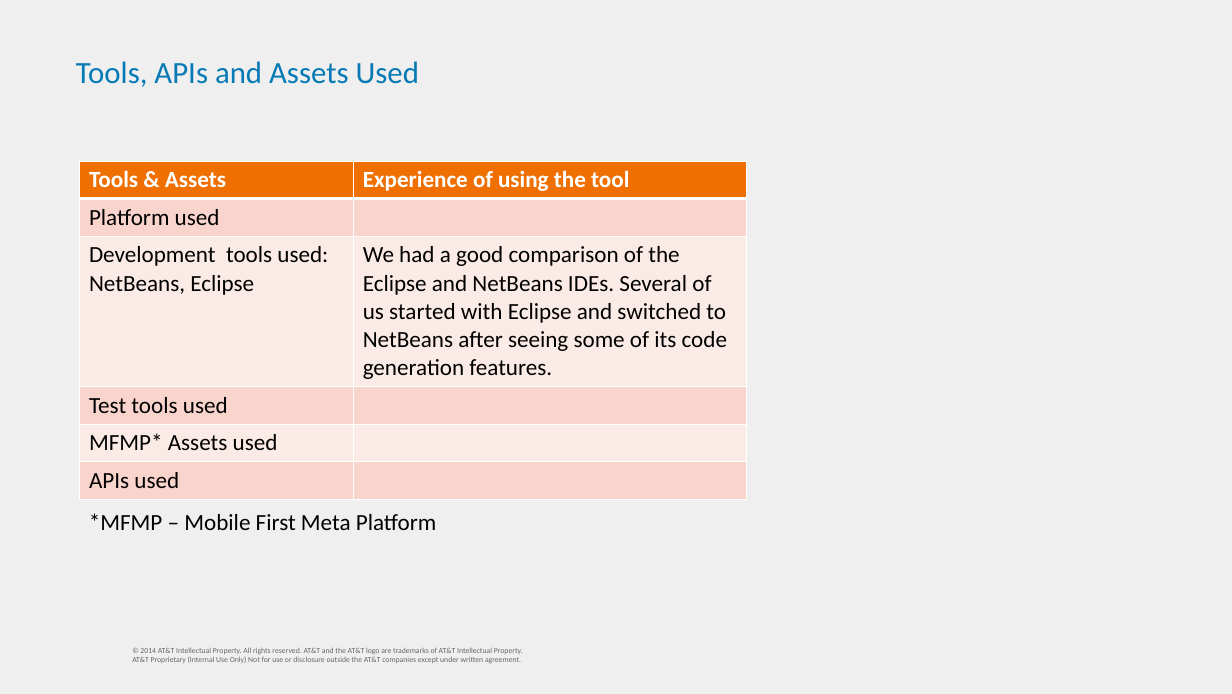
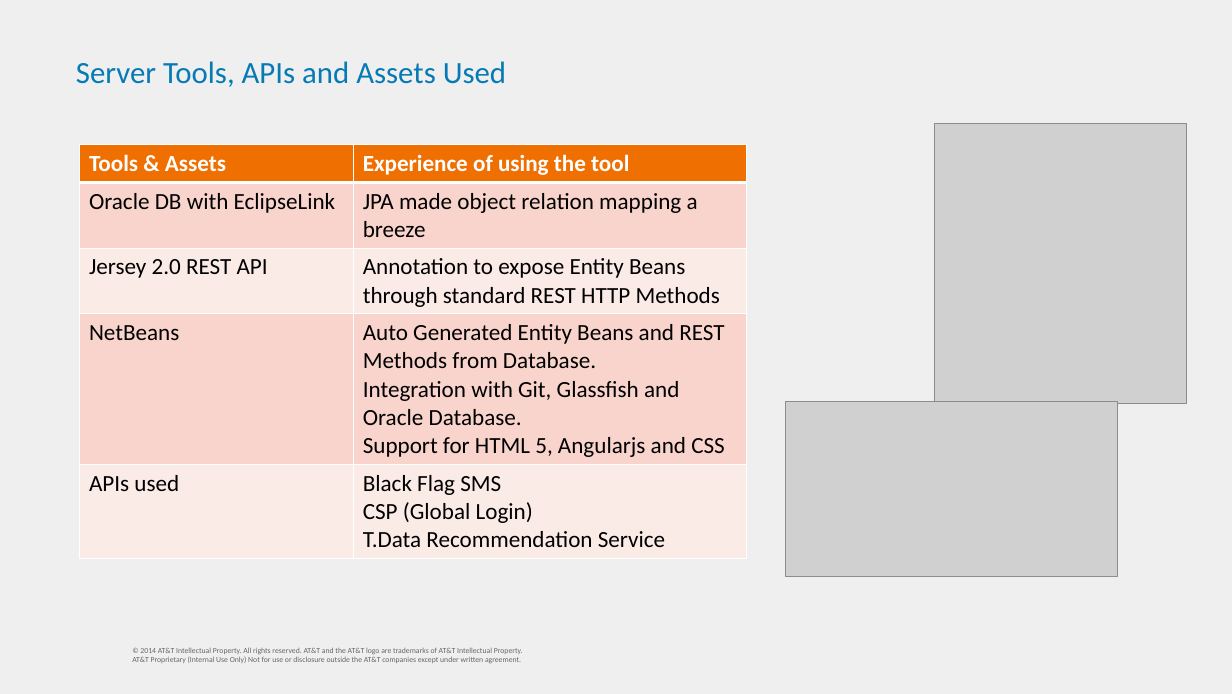
Before and after one commit to km4657/BraveHackers2014, a slide deck: slide 9 of shortener/BraveHackers/web/presentation/Mobilithon_Final_Presentation_Bravehackers.pptx (slide 8 before the commit). Drawn at 1232x694 pixels with LibreOffice and Linux fonts; fonts in the diff are those of the drawing; grey boxes stand for pictures; background and template pictures are left out. Boxes give left, top, right and bottom in pixels: in the first picture for what was removed or moved away, otherwise in the second. Text is boxed around its words. In the diff, an @@ line names an element or a change of style, - is before the commit and + after.

```diff
--- a/shortener/BraveHackers/web/presentation/Mobilithon_Final_Presentation_Bravehackers.pptx
+++ b/shortener/BraveHackers/web/presentation/Mobilithon_Final_Presentation_Bravehackers.pptx
@@ title at <box>76,61,506,87</box>: text changed @@
-Tools, APIs and Assets Used
+Server Tools, APIs and Assets Used
@@ table at <box>80,145,746,553</box> @@
-row 2: Platform used | 
-row 3: Development tools used: / NetBeans, Eclipse | We had a good comparison of the Eclipse and NetBeans IDEs. Several of us started with Eclipse and switched to NetBeans after seeing some of its code generation features.
-row 4: Test tools used | 
-row 5: MFMP* Assets used | 
-row 6: APIs used | 
+row 2: Oracle DB with EclipseLink | JPA made object relation mapping a breeze
+row 3: Jersey 2.0 REST API | Annotation to expose Entity Beans through standard REST HTTP Methods
+row 4: NetBeans | Auto Generated Entity Beans and REST Methods from Database. / Integration with Git, Glassfish and Oracle Database. / Support for HTML 5, Angularjs and CSS
+row 5: APIs used | Black Flag SMS / CSP (Global Login) / T.Data Recommendation Service
@@ table: place and size @@
-table at <box>80,161,746,497</box>
+table at <box>80,145,746,553</box>
@@ picture added at <box>935,123,1187,403</box> @@
@@ picture added at <box>785,401,1117,577</box> @@
@@ text removed at <box>89,513,436,530</box> @@
-*MFMP – Mobile First Meta Platform
```
Also in this commit, not shown: 4 other slides changed, 2 slides added, 1 slide removed, 5 other files.
